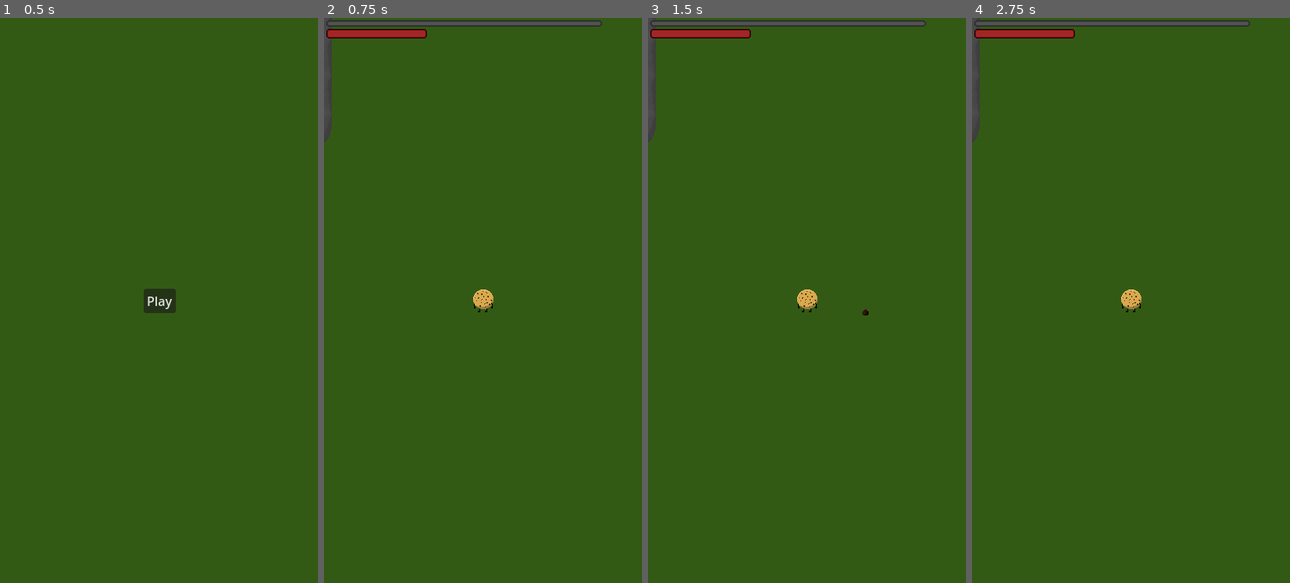
Above: before the commit, frames 1-4 (left to right).
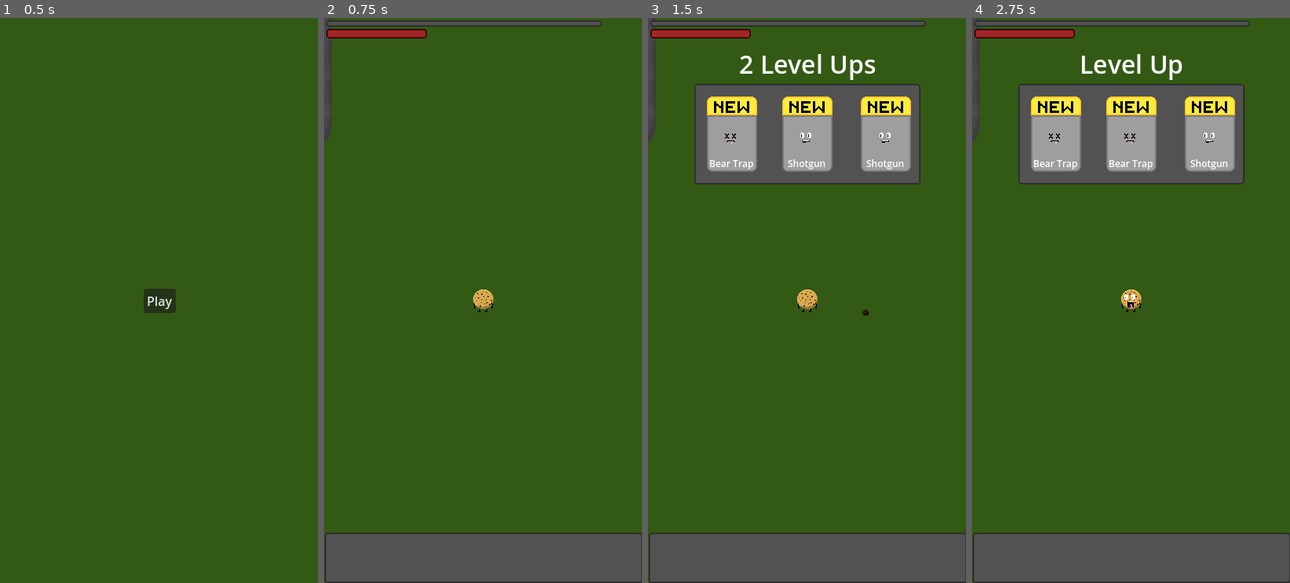
Above: after the commit, the same moments.

Repository: EightLimbed/Tasty-Terminator
Game: Godot game, scene res://Main Menu/LevelSelect/LevelSelect.tscn
Same seed, same stepped clock (60 frames per second), same inputs: the game is played once before the commit and once after it.
Inputs (mouse positions are in pixels of both pictures, inside the frame that each line leads up to):
- Up to frame 1 (0.5 s): no input
- Up to frame 2 (0.75 s): click "Play" at 0.5 s
- Up to frame 3 (1.5 s): tap Enter (ui_accept) at 1.25 s; move the mouse to (876, 272) at 1.27 s; hold Right (ui_right) from 1.28 s (still down); hold Enter (ui_accept) from 1.28 s (still down)
- Up to frame 4 (2.75 s): release Right (ui_right) at 2 s; release Enter (ui_accept) at 2 s; click (1054, 136) at 2 s, where only the run after the commit has a clickable "Bear Trap"

Frame 1 is identical in both runs. In frame 2, 8.9% of the frame differs, in the area x 0-100%, y 91-100%; in frame 3, 22%, in the area x 0-100%, y 6-100%; in frame 4, 22%.

Commit message:
Got level Up Screen Working
Idea for character: Gummy bear that leaves gummy bar traps behind itself

Diff:
--- a/HUD/HUD.gd
+++ b/HUD/HUD.gd
@@ -8,9 +8,10 @@
 @onready var weapon_container = player.get_node("WeaponContainer")
 @onready var level_up_window = $Levelup
 var random = RandomNumberGenerator.new()
-var possible_weapons : Array[Weapon] = [preload("res://Weapons/Resources/ChocolateChips.tres"), preload("res://Weapons/Resources/Shotgun.tres")]
-var max_weapons : int = 2
-var level_cache : int = 0
+var possible_weapons : Array[Weapon] = [preload("res://Weapons/Resources/ChocolateChips.tres"), preload("res://Weapons/Resources/Shotgun.tres"), preload("res://Weapons/Resources/BearTrap.tres")]
+var max_weapons : int = 6
+var levels_cached : int = 0
+@onready var levels_display = $Levelup/NinePatchRect/Title
 @onready var option1_button = $Levelup/NinePatchRect/Option1
 @onready var option2_button = $Levelup/NinePatchRect/Option2
 @onready var option3_button = $Levelup/NinePatchRect/Option3
@@ -20,28 +21,29 @@
 
 # Called when the node enters the scene tree for the first time.
 func _ready():
+	level_up_window.visible = false
 	for child in weapon_container.get_children():
 		possible_weapons.erase(child.profile)
 	add_weapon(possible_weapons[0])
 
-# Called every frame. 'delta' is the elapsed time since the previous frame.
-func _process(delta):
-	pass
+func _process(delta: float) -> void:
+	print(levels_cached)
 
 #say "new" above new weapon, have overlay on it, and give description when hovered. everything else will be "upgrade to [level] and show what stats are, and what increases when hovered." Both will have picture of weapon
 func level_up():
 	if level_up_window.visible:
-		level_cache += 1
+		levels_cached += 1
 	else:
-		for child in weapon_container.get_children():
+		var children = weapon_container.get_children()
+		for child in children:
 			possible_weapons.erase(child.profile)
 		level_up_window.visible = true
-		if weapon_container.get_child_count() < 2:
+		if weapon_container.get_child_count() < min(max_weapons, possible_weapons.size()):
 			option1 = possible_weapons[random.randi_range(0,possible_weapons.size()-1)]
 			option2 = possible_weapons[random.randi_range(0,possible_weapons.size()-1)]
 			option3 = possible_weapons[random.randi_range(0,possible_weapons.size()-1)]
 		else:
-			if weapon_container.get_child_count() < max_weapons and random.randi_range(0,2) == 0:
+			if weapon_container.get_child_count() < min(max_weapons, possible_weapons.size()) and random.randi_range(0,2) == 0:
 				option1 = possible_weapons[random.randi_range(0,possible_weapons.size()-1)]
 			else:
 				option1 = random.randi_range(0, weapon_container.get_child_count()-1)
@@ -50,7 +52,11 @@
 		option1_button.update_texture(option1)
 		option2_button.update_texture(option2)
 		option3_button.update_texture(option3)
-		level_cache -= 1
+	if levels_cached > 0:
+		levels_display.text = str(levels_cached+1) + " Level Ups"
+	else:
+		levels_display.text = "Level Up"
+
 
 func update_health(minim,value,maxim):
 	health_bar.min_value = minim
@@ -77,7 +83,8 @@
 	if option1 is Weapon:
 		add_weapon(option1)
 	level_up_window.visible = false
-	if level_cache > 0:
+	if levels_cached > 0:
+		levels_cached -= 1
 		level_up()
 
 func _on_option_2_pressed():
@@ -86,7 +93,8 @@
 	if option2 is Weapon:
 		add_weapon(option2)
 	level_up_window.visible = false
-	if level_cache > 0:
+	if levels_cached > 0:
+		levels_cached -= 1
 		level_up()
 
 func _on_option_3_pressed():
@@ -95,5 +103,11 @@
 	if option3 is Weapon:
 		add_weapon(option3)
 	level_up_window.visible = false
-	if level_cache > 0:
+	if levels_cached > 0:
+		levels_cached -= 1
 		level_up()
+
+func _input(event: InputEvent) -> void:
+	if event.is_action_pressed("ui_accept"):
+		levels_cached = 0
+		level_up()
--- a/HUD/HUD.tscn
+++ b/HUD/HUD.tscn
@@ -6,20 +6,16 @@
 [ext_resource type="Texture2D" uid="uid://3rujxkrgrhfo" path="res://Player/Art/ExperienceBarFull.png" id="4_1x6n8"]
 [ext_resource type="Texture2D" uid="uid://00h3ow8yv7ji" path="res://HUD/Art/UpgradeWeapon.png" id="5_3or5x"]
 [ext_resource type="Script" path="res://HUD/LevelOption.gd" id="6_xajst"]
+[ext_resource type="Texture2D" uid="uid://cngd8yyvpyxfw" path="res://Weapons/Art/ChocolateChipWeapon.png" id="7_sv64g"]
 
 [sub_resource type="LabelSettings" id="LabelSettings_qu632"]
 font_size = 32
 
+[sub_resource type="LabelSettings" id="LabelSettings_bl0yn"]
+font_size = 12
+
 [node name="HUD" type="CanvasLayer"]
 script = ExtResource("1_32x74")
-
-[node name="WeaponSlots" type="HBoxContainer" parent="."]
-anchors_preset = 2
-anchor_top = 1.0
-anchor_bottom = 1.0
-offset_top = -40.0
-offset_right = 40.0
-grow_vertical = 0
 
 [node name="Experiencebar" type="TextureProgressBar" parent="."]
 texture_filter = 1
@@ -50,11 +46,18 @@
 texture_progress = ExtResource("3_a3f6f")
 
 [node name="Levelup" type="Control" parent="."]
-visible = false
 layout_mode = 3
-anchors_preset = 0
-offset_right = 40.0
-offset_bottom = 40.0
+anchors_preset = 8
+anchor_left = 0.5
+anchor_top = 0.5
+anchor_right = 0.5
+anchor_bottom = 0.5
+offset_left = -20.0
+offset_top = -232.0
+offset_right = 20.0
+offset_bottom = -192.0
+grow_horizontal = 2
+grow_vertical = 2
 
 [node name="NinePatchRect" type="NinePatchRect" parent="Levelup"]
 texture_filter = 1
@@ -64,10 +67,10 @@
 anchor_top = 0.5
 anchor_right = 0.5
 anchor_bottom = 0.5
-offset_left = 22.5
-offset_top = 244.0
-offset_right = 342.5
-offset_bottom = 404.0
+offset_left = -144.0
+offset_top = -64.0
+offset_right = 144.0
+offset_bottom = 64.0
 grow_horizontal = 2
 grow_vertical = 2
 texture = ExtResource("2_7wn1q")
@@ -77,53 +80,136 @@
 patch_margin_right = 3
 patch_margin_bottom = 3
 
+[node name="Title" type="Label" parent="Levelup/NinePatchRect"]
+layout_mode = 1
+anchors_preset = 5
+anchor_left = 0.5
+anchor_right = 0.5
+offset_left = -128.0
+offset_top = -48.0
+offset_right = 128.0
+grow_horizontal = 2
+text = "Level Up"
+label_settings = SubResource("LabelSettings_qu632")
+horizontal_alignment = 1
+
 [node name="Option1" type="TextureButton" parent="Levelup/NinePatchRect"]
 texture_filter = 1
 layout_mode = 2
-offset_left = 32.0
-offset_top = 32.0
-offset_right = 96.0
-offset_bottom = 128.0
+offset_left = 16.0
+offset_top = 16.0
+offset_right = 80.0
+offset_bottom = 112.0
 texture_normal = ExtResource("5_3or5x")
 stretch_mode = 4
 script = ExtResource("6_xajst")
 
-[node name="Title" type="Label" parent="Levelup/NinePatchRect/Option1"]
-layout_mode = 1
-anchors_preset = 5
-anchor_left = 0.5
-anchor_right = 0.5
+[node name="TextureRect" type="TextureRect" parent="Levelup/NinePatchRect/Option1"]
+layout_mode = 0
+offset_top = 30.0
+offset_right = 64.0
+offset_bottom = 78.0
+texture = ExtResource("7_sv64g")
+stretch_mode = 3
+
+[node name="Label" type="Label" parent="Levelup/NinePatchRect/Option1"]
+layout_mode = 0
 offset_left = -32.0
-offset_top = -80.0
-offset_right = 224.0
-offset_bottom = -32.0
-grow_horizontal = 2
-text = "Level Up"
-label_settings = SubResource("LabelSettings_qu632")
-horizontal_alignment = 1
+offset_top = 74.0
+offset_right = 96.0
+offset_bottom = 98.0
+label_settings = SubResource("LabelSettings_bl0yn")
+horizontal_alignment = 1
+vertical_alignment = 1
 
 [node name="Option2" type="TextureButton" parent="Levelup/NinePatchRect"]
 texture_filter = 1
 layout_mode = 2
-offset_left = 128.0
-offset_top = 32.0
-offset_right = 192.0
-offset_bottom = 128.0
+offset_left = 112.0
+offset_top = 16.0
+offset_right = 176.0
+offset_bottom = 112.0
 texture_normal = ExtResource("5_3or5x")
 stretch_mode = 4
 script = ExtResource("6_xajst")
 
+[node name="TextureRect" type="TextureRect" parent="Levelup/NinePatchRect/Option2"]
+offset_top = 30.0
+offset_right = 64.0
+offset_bottom = 78.0
+texture = ExtResource("7_sv64g")
+stretch_mode = 3
+
+[node name="Label" type="Label" parent="Levelup/NinePatchRect/Option2"]
+offset_left = -32.0
+offset_top = 74.0
+offset_right = 96.0
+offset_bottom = 98.0
+label_settings = SubResource("LabelSettings_bl0yn")
+horizontal_alignment = 1
+vertical_alignment = 1
+
 [node name="Option3" type="TextureButton" parent="Levelup/NinePatchRect"]
 texture_filter = 1
 layout_mode = 2
-offset_left = 228.0
-offset_top = 32.0
-offset_right = 292.0
-offset_bottom = 128.0
+offset_left = 212.0
+offset_top = 16.0
+offset_right = 276.0
+offset_bottom = 112.0
 texture_normal = ExtResource("5_3or5x")
 stretch_mode = 4
 script = ExtResource("6_xajst")
 
+[node name="TextureRect" type="TextureRect" parent="Levelup/NinePatchRect/Option3"]
+offset_left = 3.0
+offset_top = 30.0
+offset_right = 63.0
+offset_bottom = 78.0
+texture = ExtResource("7_sv64g")
+stretch_mode = 3
+
+[node name="Label" type="Label" parent="Levelup/NinePatchRect/Option3"]
+offset_left = -32.0
+offset_top = 74.0
+offset_right = 96.0
+offset_bottom = 98.0
+label_settings = SubResource("LabelSettings_bl0yn")
+horizontal_alignment = 1
+vertical_alignment = 1
+
+[node name="Inventory" type="Control" parent="."]
+layout_mode = 3
+anchors_preset = 7
+anchor_left = 0.5
+anchor_top = 1.0
+anchor_right = 0.5
+anchor_bottom = 1.0
+offset_left = -20.0
+offset_top = -64.0
+offset_right = 20.0
+grow_horizontal = 2
+grow_vertical = 0
+
+[node name="NinePatchRect" type="NinePatchRect" parent="Inventory"]
+texture_filter = 1
+layout_mode = 1
+anchors_preset = 8
+anchor_left = 0.5
+anchor_top = 0.5
+anchor_right = 0.5
+anchor_bottom = 0.5
+offset_left = -202.5
+offset_top = -32.0
+offset_right = 202.5
+offset_bottom = 32.0
+grow_horizontal = 2
+grow_vertical = 2
+texture = ExtResource("2_7wn1q")
+patch_margin_left = 3
+patch_margin_top = 3
+patch_margin_right = 3
+patch_margin_bottom = 3
+
 [connection signal="pressed" from="Levelup/NinePatchRect/Option1" to="." method="_on_option_1_pressed"]
 [connection signal="pressed" from="Levelup/NinePatchRect/Option2" to="." method="_on_option_2_pressed"]
 [connection signal="pressed" from="Levelup/NinePatchRect/Option3" to="." method="_on_option_3_pressed"]
--- a/HUD/LevelOption.gd
+++ b/HUD/LevelOption.gd
@@ -2,9 +2,17 @@
 
 var upgrade_texture = preload("res://HUD/Art/UpgradeWeapon.png")
 var new_texture = preload("res://HUD/Art/NewWeapon.png")
+@onready var weapon_container = get_tree().get_root().get_node("Game").get_node("Player").get_node("WeaponContainer")
+@onready var item_display = $TextureRect
+@onready var item_name = $Label
 
 func update_texture(id):
 	if id is int:
 		texture_normal = upgrade_texture
+		var child = weapon_container.get_child(id)
+		item_display.texture = child.profile.display
+		item_name.text = child.profile.name
 	else:
 		texture_normal = new_texture
+		item_display.texture = id.display
+		item_name.text = id.name
--- /dev/null
+++ b/Player/player_save.gd
@@ -0,0 +1,17 @@
+extends Resource
+
+#unlocked characters
+@export var characters : Array
+#unlocked maps
+@export var maps : Array
+
+#stats increased, can toggle on and off in menu
+
+#increases max health. health regenerates 10% per second
+@export var health_increase : int
+#increases damage per bullet
+@export var damage_increase : int
+#increases movement speed
+@export var speed_increase : int
+#flat difficulty multiplier increase. harder enemies, but more xp
+@export var hunger_increase : float
--- a/Weapons/Projectile.gd
+++ b/Weapons/Projectile.gd
@@ -14,7 +14,7 @@
 @onready var label = $Label
 
 func _ready() -> void:
-	lifetime.wait_time = 30000.0/speed
+	lifetime.wait_time = min(30000.0/speed, 10)
 	texture.texture = frames
 	collision.shape = collision_shape
 	lifetime.start()
--- /dev/null
+++ b/Weapons/Resources/BearTrap.tres
@@ -0,0 +1,25 @@
+[gd_resource type="Resource" script_class="Weapon" load_steps=5 format=3 uid="uid://b2i4um2wn8wr4"]
+
+[ext_resource type="Script" path="res://Weapons/weapon_profile.gd" id="1_cu0f2"]
+[ext_resource type="Texture2D" uid="uid://pxx526vnf4g4" path="res://Player/Art/Faces/DeadFace.png" id="1_d72eu"]
+[ext_resource type="Texture2D" uid="uid://by5xjmtqfs0bw" path="res://Player/Art/Faces/ScaredFace.png" id="2_x6402"]
+
+[sub_resource type="RectangleShape2D" id="RectangleShape2D_8hvse"]
+size = Vector2(8, 8)
+
+[resource]
+script = ExtResource("1_cu0f2")
+name = "Bear Trap"
+display = ExtResource("1_d72eu")
+aim_type = 3
+spread = Vector2(5, 0)
+multishot = Vector2(5, 1)
+damage = Vector2(40, 5)
+ammo = Vector2(1, 0)
+unload_time = Vector2(0.2, -0.05)
+reload_time = Vector2(0.2, -0.05)
+pierce = Vector2(1, 0.5)
+speed = Vector2(1, 0)
+scale = Vector2(1, 0.2)
+texture = ExtResource("2_x6402")
+collision_shape = SubResource("RectangleShape2D_8hvse")
--- a/Weapons/Resources/ChocolateChips.tres
+++ b/Weapons/Resources/ChocolateChips.tres
@@ -1,13 +1,16 @@
-[gd_resource type="Resource" script_class="Weapon" load_steps=4 format=3 uid="uid://dxajpy3cxiyps"]
+[gd_resource type="Resource" script_class="Weapon" load_steps=5 format=3 uid="uid://dxajpy3cxiyps"]
 
 [ext_resource type="Texture2D" uid="uid://bea3nsn8rr2dk" path="res://Weapons/Art/ChocolateChip.png" id="1_ew6oe"]
 [ext_resource type="Script" path="res://Weapons/weapon_profile.gd" id="1_nc1db"]
+[ext_resource type="Texture2D" uid="uid://cngd8yyvpyxfw" path="res://Weapons/Art/ChocolateChipWeapon.png" id="1_r6vpx"]
 
 [sub_resource type="RectangleShape2D" id="RectangleShape2D_8hvse"]
 size = Vector2(8, 8)
 
 [resource]
 script = ExtResource("1_nc1db")
+name = "Cookie"
+display = ExtResource("1_r6vpx")
 aim_type = 2
 spread = Vector2(5, 1)
 multishot = Vector2(1, 0.1)
--- a/Weapons/Resources/Shotgun.tres
+++ b/Weapons/Resources/Shotgun.tres
@@ -1,6 +1,7 @@
-[gd_resource type="Resource" script_class="Weapon" load_steps=4 format=3 uid="uid://bt23d0n107ukt"]
+[gd_resource type="Resource" script_class="Weapon" load_steps=5 format=3 uid="uid://bt23d0n107ukt"]
 
 [ext_resource type="Script" path="res://Weapons/weapon_profile.gd" id="1_ht1ju"]
+[ext_resource type="Texture2D" uid="uid://col2ljvlcd2qm" path="res://Player/Art/Faces/DefaultFace.png" id="1_xnd5v"]
 [ext_resource type="Texture2D" uid="uid://bea3nsn8rr2dk" path="res://Weapons/Art/ChocolateChip.png" id="2_wbylc"]
 
 [sub_resource type="RectangleShape2D" id="RectangleShape2D_8hvse"]
@@ -8,6 +9,8 @@
 
 [resource]
 script = ExtResource("1_ht1ju")
+name = "Shotgun"
+display = ExtResource("1_xnd5v")
 aim_type = 2
 spread = Vector2(45, 0)
 multishot = Vector2(5, 1)
--- a/Weapons/Weapon.gd
+++ b/Weapons/Weapon.gd
@@ -45,6 +45,9 @@
 		if profile.aim_type == 2:
 			var dir = global_position.direction_to(find_closest(global_position, enemy_container.get_children())-player.velocity/3)
 			instance.direction = dir.rotated(spread*i-spread_offset)
+		if profile.aim_type == 3:
+			var dir = 0
+			instance.initial_velocity = Vector2.ZERO
 		projectile_container.add_child.call_deferred(instance)
 
 func upgrade():
--- a/Weapons/weapon_profile.gd
+++ b/Weapons/weapon_profile.gd
@@ -3,6 +3,9 @@
 class_name Weapon
 
 #load profiles to weapons
+@export var name : String
+@export var display : Texture2D
+
 
 #stats, left is starting, right is increase every level
 
Not shown: 1 places in HUD/HUD.tscn that only renumber resources
Binary file added: Weapons/Art/ChocolateChipWeapon.png
Not shown, added: Weapons/Art/ChocolateChipWeapon.png.import
